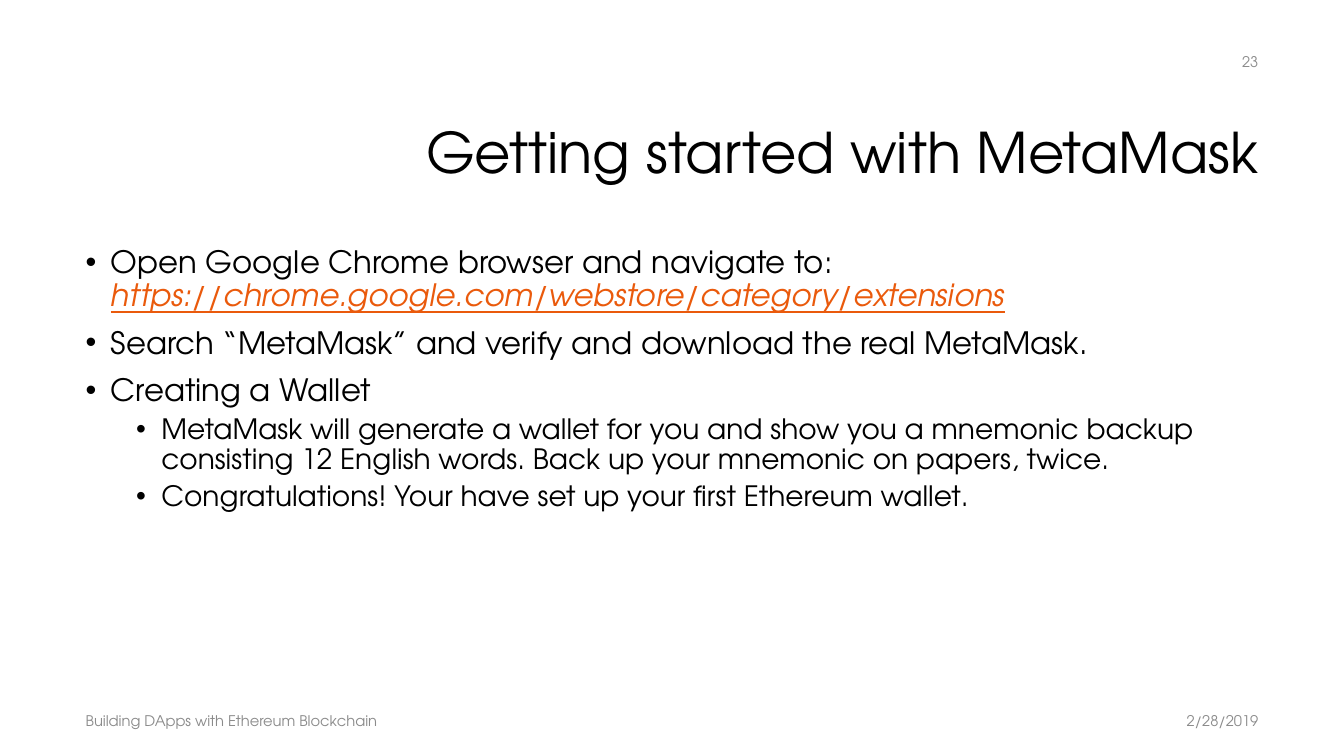
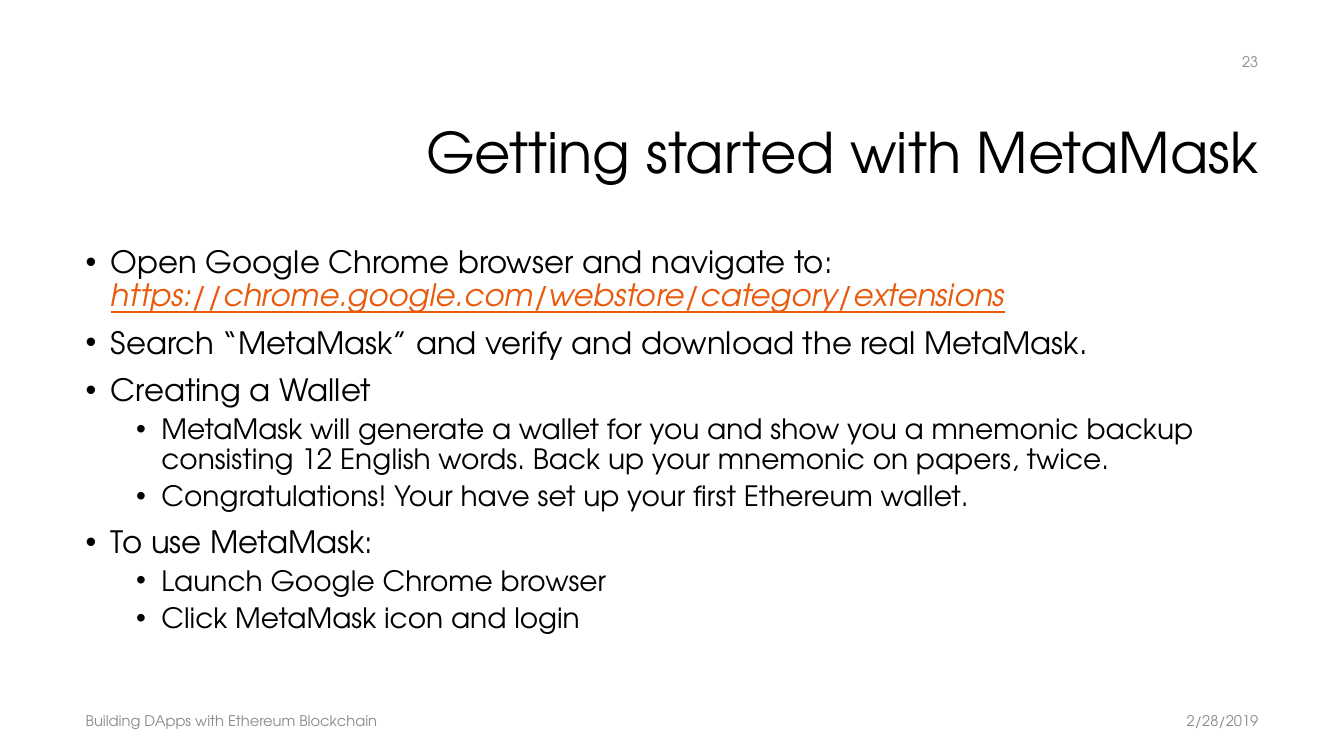
Before and after one commit to chiachang100/BecomeAnEthereumBlockchainDeveloper, a slide deck: slide 23 of docs/BuildingDAppsWithEthereum.pptx. Drawn at 1344x756 pixels with LibreOffice and Linux fonts; fonts in the diff are those of the drawing; background and template pictures are left out. Boxes give left, top, right and bottom in pixels: in the first picture for what was removed or moved away, otherwise in the second. Text is boxed around its words. In the diff, an @@ line names an element or a change of style, - is before the commit and + after.

```diff
--- a/docs/BuildingDAppsWithEthereum.pptx
+++ b/docs/BuildingDAppsWithEthereum.pptx
@@ text at (111,530,606,634): paragraphs added @@
+• To use MetaMask:
+  • Launch Google Chrome browser
+  • Click MetaMask icon and login
```
Also in this commit, not shown: 1 other slide changed, 2 other files.
